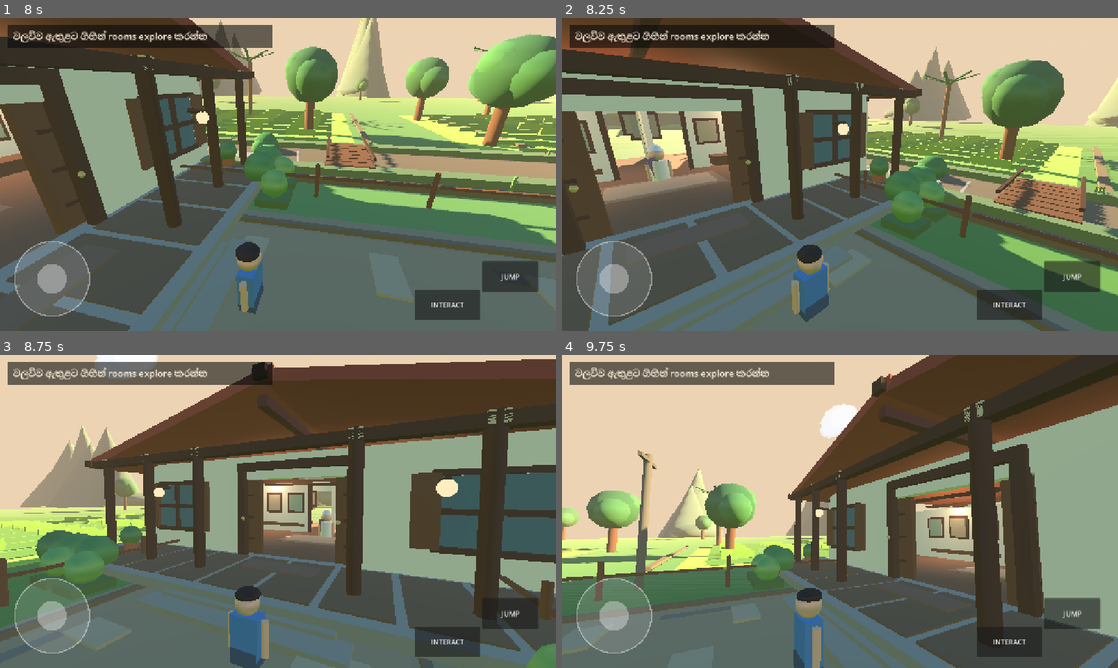
Above: before the commit, frames 1-4 (two rows, left to right).
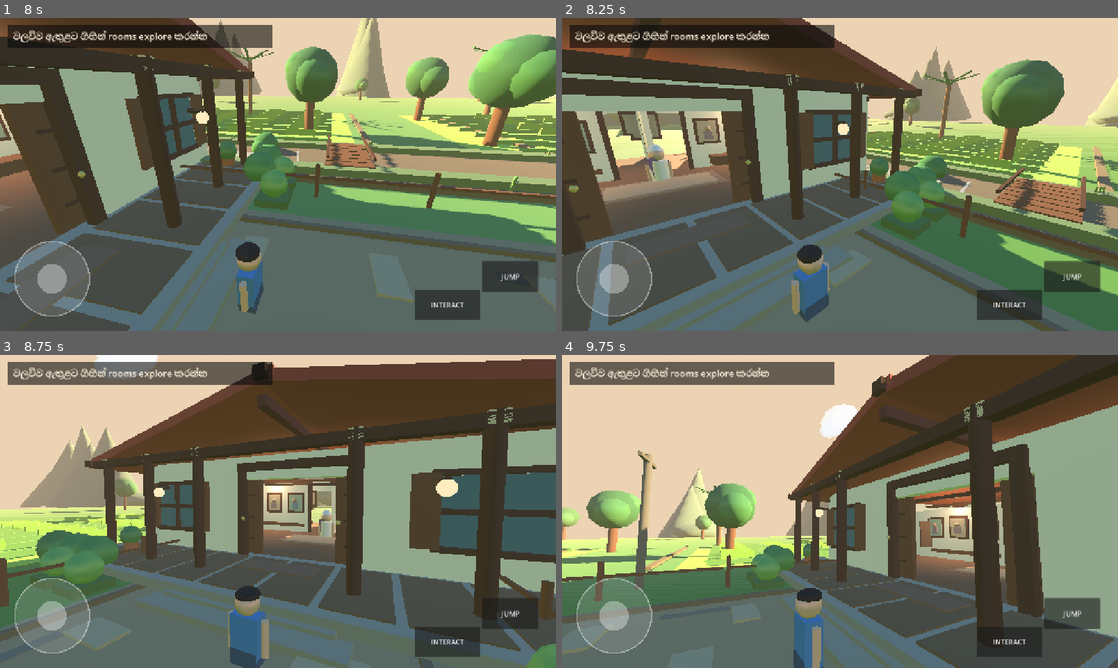
Above: after the commit, the same moments.

Repository: goldencenter432-sys/Gampiyasa
Game: Godot game, scene res://main.tscn
Same seed, same stepped clock (60 frames per second), same inputs: the game is played once before the commit and once after it.
Inputs (mouse positions are in pixels of both pictures, inside the frame that each line leads up to):
- Up to frame 1 (8 s): click "SKIP" at 0.5 s; click "JUMP" at 1.25 s; click "INTERACT" at 2 s; click "JUMP" at 2.75 s; click "INTERACT" at 3.5 s; click "JUMP" at 4.25 s; click "INTERACT" at 5 s; tap Enter at 5.75, 7.25 s; move the mouse to (250, 237) at 5.77 s; click (250, 237) at 5.92 s; tap Space at 6.5 s; drag from (444, 221) to (250, 237) at 6.52 s; move the mouse to (111, 127) at 7.27 s; click (111, 127) at 7.42 s
- Up to frame 2 (8.25 s): tap Space at 8 s; drag from (867, 174) to (673, 127) at 8.02 s
- Up to frame 3 (8.75 s): no input
- Up to frame 4 (9.75 s): move the mouse to (756, 433) at 8.77 s; click (756, 433) at 8.92 s; drag from (962, 495) to (756, 433) at 9.52 s

Frame 1 is identical in both runs. In frame 2, less than 0.1% of the frame differs, in the area x 25-28%, y 34-39%; in frame 3, less than 0.1%; in frame 4, 0.2%, in the area x 64-72%, y 53-62%.

Commit message:
v0.2.5.3: clean exterior, add family photo detail and refine kitchen

Diff:
--- a/scripts/interior_polish_v0252.gd
+++ b/scripts/interior_polish_v0252.gd
@@ -10,9 +10,11 @@
 var ceramic := Color("d8d0bf")
 
 func _ready() -> void:
-	name = "InteriorPolish_v0_2_5_2"
+	name = "InteriorPolish_v0_2_5_3"
 	_build_veranda_details()
+	_build_exterior_wall_details()
 	_build_hall_details()
+	_build_photo_details()
 	_build_kitchen_details()
 	_build_bedroom_details()
 
@@ -87,6 +89,10 @@
 	for i: int in range(3):
 		var z: float = 34.8+float(i)*0.62
 		_cylinder(self,Vector3(-4.25,1.72,z),0.30,0.34,Color("4e4c48"))
+	# Clear prep area and a small produce basket.
+	_box(self,Vector3(-5.7,1.80,35.55),Vector3(1.55,0.07,0.75),Color("9a754f"))
+	for j: int in range(3):
+		_sphere(self,Vector3(-6.2+float(j)*0.45,1.98,35.55),0.14,Color("b86b3f"))
 	# Hanging utensil rail.
 	_box(self,Vector3(-5.8,2.85,36.55),Vector3(3.9,0.09,0.09),dark_wood)
 	for i: int in range(5):
@@ -100,3 +106,25 @@
 	_box(self,Vector3(3.35,0.90,32.45),Vector3(0.9,0.14,0.75),wood)
 	_cylinder(self,Vector3(3.35,1.35,32.45),0.06,0.65,brass)
 	_sphere(self,Vector3(3.35,1.73,32.45),0.18,Color("e2bd73"))
+
+func _build_exterior_wall_details() -> void:
+	# Break up the flat side walls with timber trim and simple windows.
+	for side_x: float in [-6.9,6.9]:
+		for z: float in [26.0,30.0,34.0]:
+			_box(self,Vector3(side_x,2.25,z),Vector3(0.10,1.9,1.6),Color("5c4434"))
+			_box(self,Vector3(side_x*1.002,2.25,z),Vector3(0.08,1.45,1.18),Color("6f8790"))
+			_box(self,Vector3(side_x*1.004,2.25,z),Vector3(0.12,0.10,1.28),dark_wood)
+			_box(self,Vector3(side_x*1.004,2.25,z),Vector3(0.12,1.55,0.10),dark_wood)
+
+func _build_photo_details() -> void:
+	# Layer simple portrait silhouettes over the v0.2.4 photo panels so they read as family photos.
+	var xs: Array[float] = [-6.4,-4.6,-2.8,2.8,4.6,6.4]
+	for i: int in range(xs.size()):
+		var x: float = xs[i]
+		var skin: Color = Color("b98d72") if i%2==0 else Color("9f775f")
+		var shirt: Color = Color("6f7f8d") if i%3==0 else Color("8b6f76")
+		_sphere(self,Vector3(x,2.93,30.20),0.18,skin)
+		_box(self,Vector3(x,2.53,30.20),Vector3(0.46,0.48,0.06),shirt)
+	# Larger ancestral portrait silhouette.
+	_sphere(self,Vector3(-0.20,3.07,36.73),0.23,Color("a67d64"))
+	_box(self,Vector3(-0.20,2.55,36.73),Vector3(0.60,0.62,0.07),Color("66574f"))
